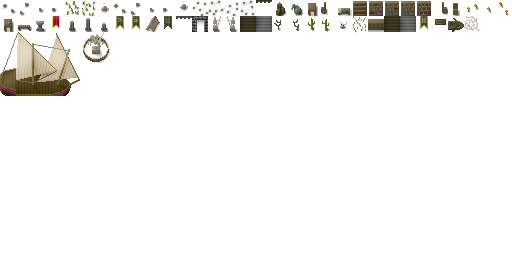
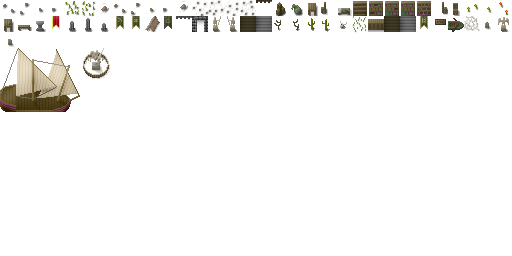
Two versions of the same layered image (512x256). Layer-by-layer changes:
painted on "shade" over [0, 17, 509, 112]
